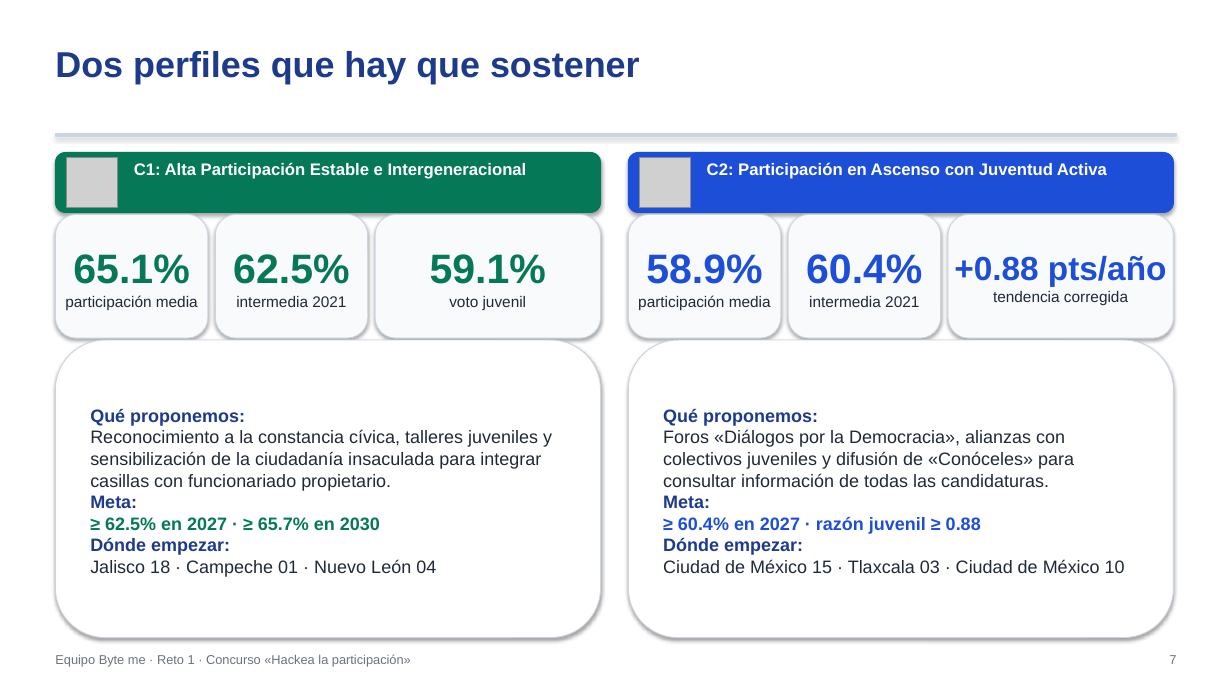
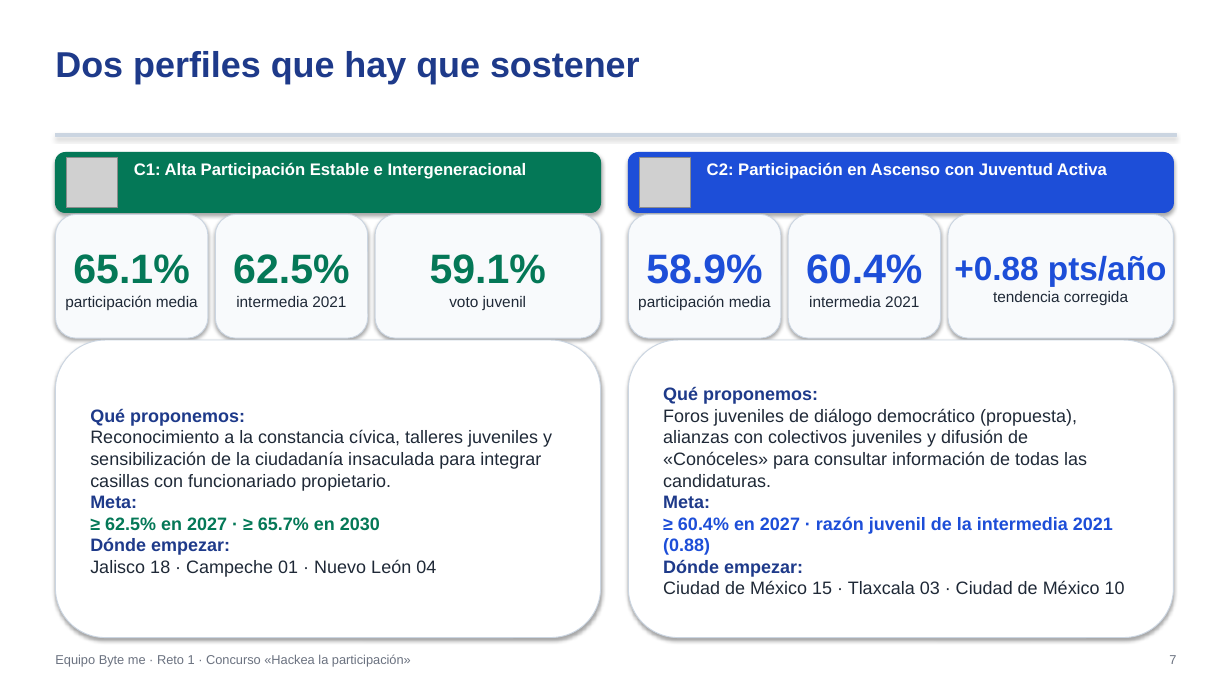
Before and after one commit to Johanan1113/Hackaton_INE_byte_me, a slide deck: slide 7 of outputs/entregables/Presentacion_Ejecutiva_ByteMe.pptx. Drawn at 1232x693 pixels with LibreOffice and Linux fonts; fonts in the diff are those of the drawing; grey boxes stand for pictures. Boxes give left, top, right and bottom in pixels: in the first picture for what was removed or moved away, otherwise in the second. Text is boxed around its words. In the diff, an @@ line names an element or a change of style, - is before the commit and + after.

```diff
--- a/outputs/entregables/Presentacion_Ejecutiva_ByteMe.pptx
+++ b/outputs/entregables/Presentacion_Ejecutiva_ByteMe.pptx
@@ text in rounded rectangle at (663, 408, 1087, 487): text changed @@
-Foros «Diálogos por la Democracia», alianzas con colectivos juveniles y difusión de «Conóceles» para consultar información de todas las candidaturas.
+Foros juveniles de diálogo democrático (propuesta), alianzas con colectivos juveniles y difusión de «Conóceles» para consultar información de todas las candidaturas.
@@ text in rounded rectangle at (663, 516, 1113, 555): text changed @@
-≥ 60.4% en 2027 · razón juvenil ≥ 0.88
+≥ 60.4% en 2027 · razón juvenil de la intermedia 2021 (0.88)
```
Also in this commit, not shown: 6 other slides changed, 18 other files.
